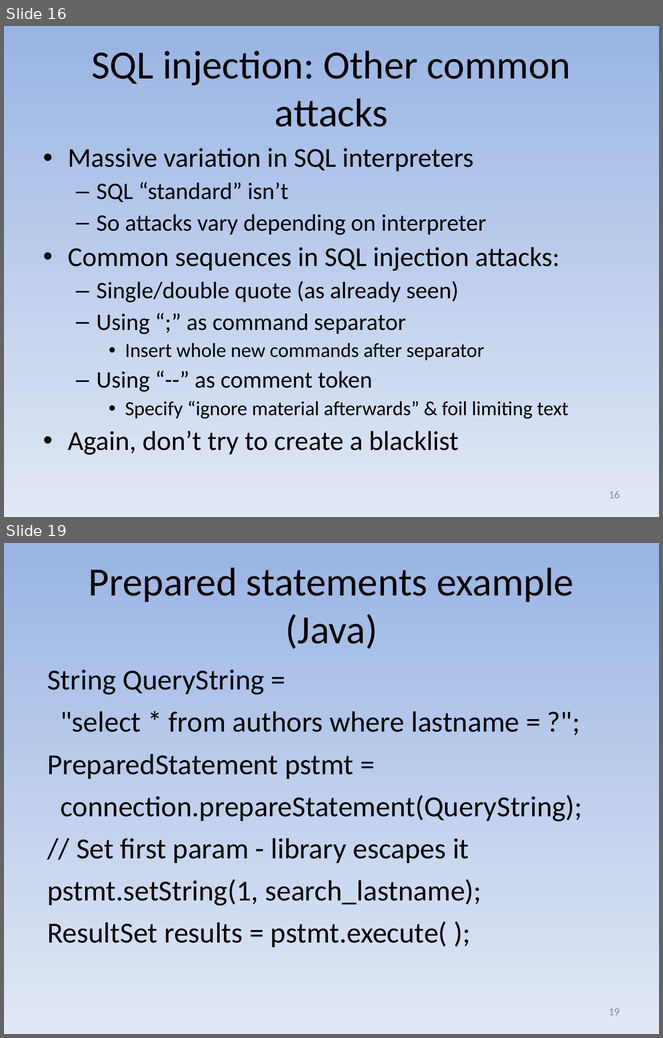
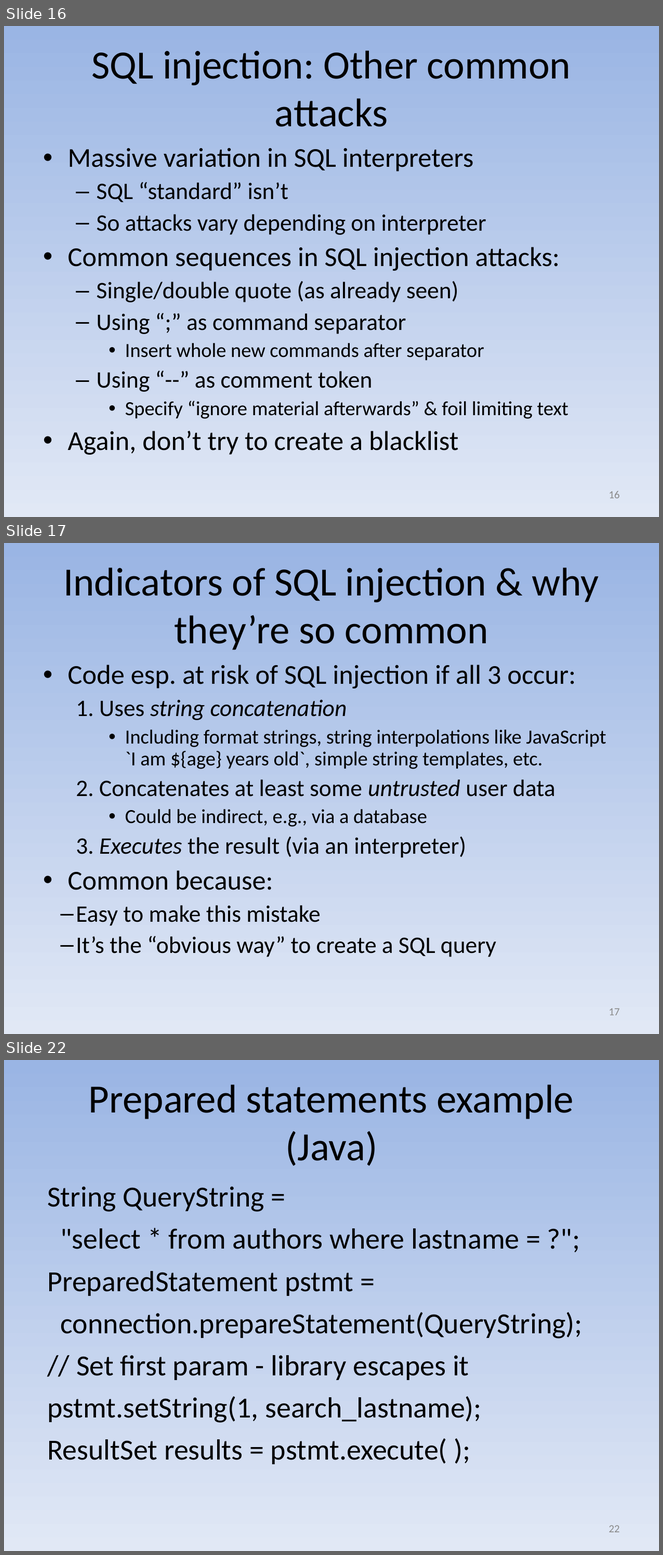
Before and after one commit to david-a-wheeler/david-a-wheeler.github.io, a slide deck: secure-class/presentations/Secure-Software-5-Call-Out.ppt. Shown one above the other, each under a label of ours: slides 16 and 19 before the commit, slides 16, 17 and 22 after it; the slides between them are not shown. The pictures are 663x1038 and 663x1555 pixels, drawn with LibreOffice and Linux fonts; fonts in the diff are those of the drawing. Boxes give left, top, right and bottom in pixels: in the first picture for what was removed or moved away, otherwise in the second. Text is boxed around its words. In the diff, an @@ line names an element or a change of style, - is before the commit and + after.

```diff
--- a/secure-class/presentations/Secure-Software-5-Call-Out.ppt
+++ b/secure-class/presentations/Secure-Software-5-Call-Out.ppt
@@ slide 17 added at (4,543,659,1034), background gradient #9AB5E4 to #E1E8F5 @@
@@ title added at (63,567,599,650), 44 pt, text #000000 @@
+Indicators of SQL injection & why they’re so common
@@ text added at (68,665,606,957), 26 pt, text #000000 @@
+• Code esp. at risk of SQL injection if all 3 occur:
+  1. Uses string concatenation
+    • Including format strings, string interpolations like JavaScript `I am ${age} years old`, simple string templates, etc.
+  2. Concatenates at least some untrusted user data
+    • Could be indirect, e.g., via a database
+  3. Executes the result (via an interpreter)
+• Common because:
+  – Easy to make this mistake
+  – It’s the “obvious way” to create a SQL query
@@ page number added at (609,1008,620,1016), 12 pt, text #898989 @@
+17
@@ what was slide 19 is now slide 22 @@
@@ page number at (609,1525,620,1533): text changed @@
-19
+22
```
Also in this commit, not shown: 7 slides changed, 5 other slides added.
